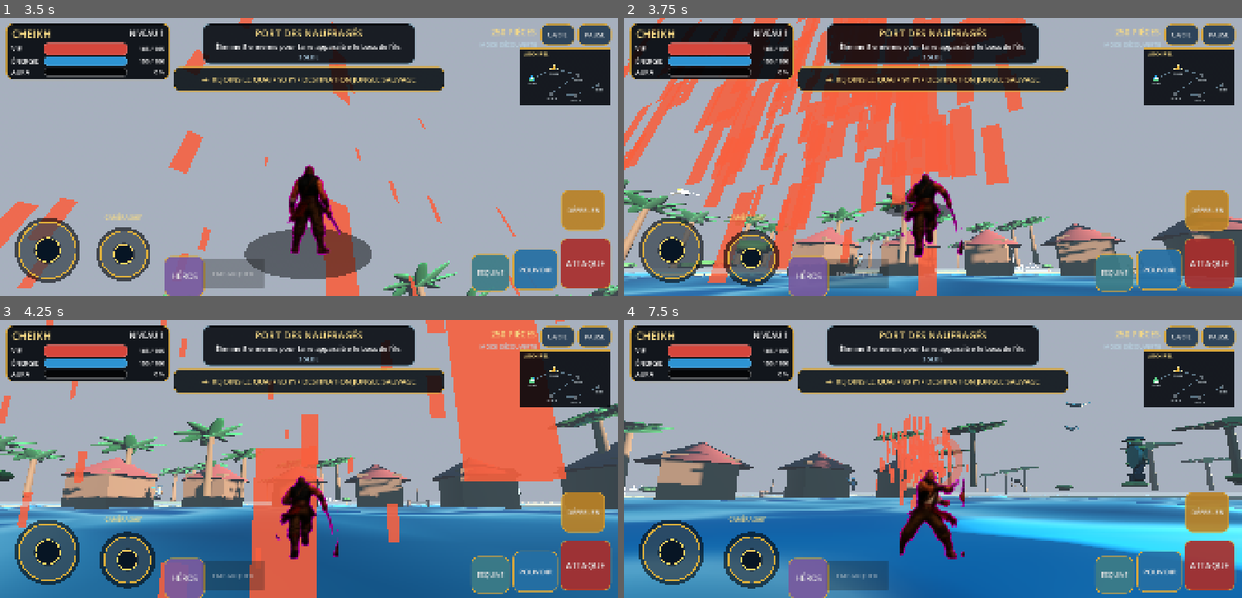
Above: before the commit, frames 1-4 (two rows, left to right).
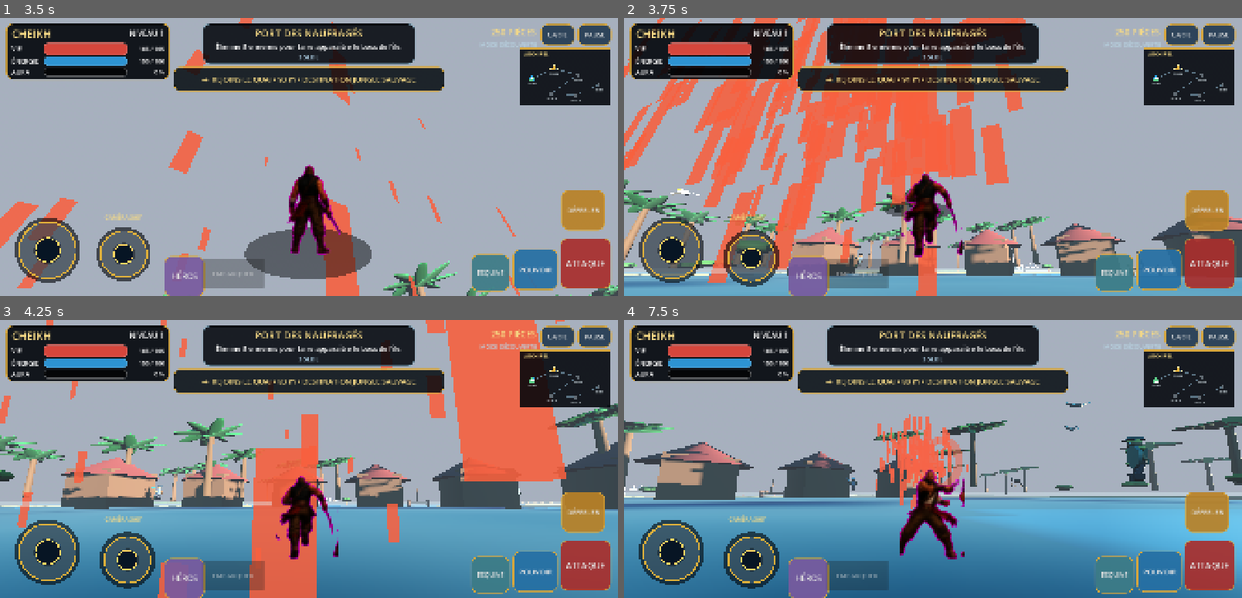
Above: after the commit, the same moments.

Repository: Chasmet/Chk-pirate-warrior-
Game: Godot game, scene res://scenes/main.tscn
The game is run twice, just before and just after one commit, with the same random seed, the same clock (stepped at 60 frames per second) and the same inputs.
Inputs (mouse positions are in pixels of both pictures, inside the frame that each line leads up to):
- Up to frame 1 (3.5 s): click (123, 84) at 0.52 s; click "COMMENCER" at 1.25 s; drag from (414, 193) to (370, 95) at 2.02 s; drag from (49, 251) to (278, 212) at 2.77 s
- Up to frame 2 (3.75 s): move the mouse to (753, 257) at 3.52 s; hold D (move_right) from 3.53 s (still down); tap Shift (dodge) at 3.6 s; click (753, 257) at 3.67 s
- Up to frame 3 (4.25 s): keep holding D (move_right)
- Up to frame 4 (7.5 s): release D (move_right) at 4.25 s; drag from (902, 514) to (747, 417) at 4.27 s; move the mouse to (1118, 500) at 5.02 s; hold A (move_left) 5.03-5.75 s; tap Space (attack) at 5.1 s; drag from (747, 417) to (840, 389) at 5.77 s; move the mouse to (963, 459) at 6.52 s; hold S (move_back) 6.53-7.25 s; tap Shift (dodge) at 6.6 s; click (963, 459) at 6.67 s; drag from (840, 389) to (809, 472) at 7.27 s

Frame 1 is identical in both runs. In frame 2, 3.9% of the frame differs, in the area x 0-100%, y 91-100%; in frame 3, 15%; in frame 4, 22%, in the area x 0-100%, y 62-100%.

Commit message:
Calme la mer et supprime l’effet bleu polygonal injouable

Diff:
--- a/godot/shaders/ocean.gdshader
+++ b/godot/shaders/ocean.gdshader
@@ -1,68 +1,67 @@
 shader_type spatial;
 render_mode cull_back, depth_draw_opaque, specular_schlick_ggx;
 
-uniform vec4 deep_color : source_color = vec4(0.005, 0.10, 0.20, 1.0);
-uniform vec4 shallow_color : source_color = vec4(0.018, 0.48, 0.65, 1.0);
-uniform vec4 horizon_color : source_color = vec4(0.18, 0.72, 0.82, 1.0);
-uniform vec4 foam_color : source_color = vec4(0.82, 0.97, 1.0, 1.0);
-uniform float wave_height : hint_range(0.05, 2.0) = 0.58;
-uniform float wave_scale : hint_range(0.02, 1.0) = 0.16;
-uniform float wave_speed : hint_range(0.05, 4.0) = 0.78;
-uniform float roughness_value : hint_range(0.0, 1.0) = 0.10;
-uniform float normal_strength : hint_range(0.1, 3.0) = 1.35;
+uniform vec4 deep_color : source_color = vec4(0.005, 0.075, 0.15, 1.0);
+uniform vec4 shallow_color : source_color = vec4(0.02, 0.28, 0.48, 1.0);
+uniform vec4 horizon_color : source_color = vec4(0.12, 0.48, 0.62, 1.0);
+uniform vec4 foam_color : source_color = vec4(0.78, 0.94, 0.98, 1.0);
+uniform float wave_height : hint_range(0.05, 2.0) = 0.42;
+uniform float wave_scale : hint_range(0.02, 1.0) = 0.105;
+uniform float wave_speed : hint_range(0.05, 4.0) = 0.62;
+uniform float roughness_value : hint_range(0.0, 1.0) = 0.16;
+uniform float normal_strength : hint_range(0.1, 3.0) = 0.82;
 uniform float storm_strength : hint_range(0.0, 1.0) = 0.18;
 
 varying float wave_value;
 varying float secondary_wave;
-varying vec3 world_position;
 varying vec3 wave_normal_world;
 
 float waves(vec2 p, float t) {
-    float a = sin(p.x * 1.00 + t * 1.10);
-    float b = sin(p.y * 1.35 - t * 0.82);
-    float c = sin((p.x + p.y) * 0.72 + t * 1.47);
-    float d = sin(length(p) * 0.58 - t * 0.67);
-    float e = sin((p.x * 1.9 - p.y * 1.35) + t * 2.15) * mix(0.10, 0.22, storm_strength);
-    return a * 0.34 + b * 0.27 + c * 0.21 + d * 0.12 + e;
+    float a = sin(p.x * 0.92 + t * 0.92);
+    float b = sin(p.y * 1.16 - t * 0.68);
+    float c = sin((p.x + p.y) * 0.58 + t * 1.05);
+    float d = sin(length(p) * 0.46 - t * 0.52);
+    float e = sin((p.x * 1.45 - p.y * 1.12) + t * 1.62) * mix(0.06, 0.14, storm_strength);
+    return a * 0.36 + b * 0.29 + c * 0.20 + d * 0.10 + e;
 }
 
 void vertex() {
     vec3 world_vertex = (MODEL_MATRIX * vec4(VERTEX, 1.0)).xyz;
     float t = TIME * wave_speed;
     vec2 p = world_vertex.xz * wave_scale;
-    float epsilon = 0.085;
+    float epsilon = 0.10;
     float height_center = waves(p, t);
     float height_x = waves(p + vec2(epsilon, 0.0), t);
     float height_z = waves(p + vec2(0.0, epsilon), t);
 
     wave_value = height_center;
-    secondary_wave = sin(world_vertex.x * 0.075 - world_vertex.z * 0.055 + t * 2.6);
-    VERTEX.y += height_center * wave_height;
-    world_position = (MODEL_MATRIX * vec4(VERTEX, 1.0)).xyz;
+    secondary_wave = sin(world_vertex.x * 0.052 - world_vertex.z * 0.044 + t * 1.9);
+    float safe_height = clamp(wave_height, 0.08, 1.15) * 0.38;
+    VERTEX.y += height_center * safe_height;
 
     vec3 local_wave_normal = normalize(vec3(
-        (height_center - height_x) * wave_height * normal_strength / epsilon,
+        (height_center - height_x) * safe_height * normal_strength / epsilon,
         1.0,
-        (height_center - height_z) * wave_height * normal_strength / epsilon
+        (height_center - height_z) * safe_height * normal_strength / epsilon
     ));
     wave_normal_world = normalize(MODEL_NORMAL_MATRIX * local_wave_normal);
 }
 
 void fragment() {
     vec3 wave_normal_view = normalize((VIEW_MATRIX * vec4(wave_normal_world, 0.0)).xyz);
-    NORMAL = normalize(mix(NORMAL, wave_normal_view, 0.84));
+    NORMAL = normalize(mix(NORMAL, wave_normal_view, 0.70));
 
-    float fresnel = pow(1.0 - max(dot(NORMAL, normalize(VIEW)), 0.0), 3.5);
-    float crest = smoothstep(0.54, 0.93, wave_value);
-    float broken_foam = smoothstep(0.64, 0.94, wave_value + secondary_wave * 0.16);
-    float foam = clamp(crest * 0.72 + broken_foam * 0.45, 0.0, 1.0);
-    float depth_mix = clamp(0.24 + wave_value * 0.15 + fresnel * 0.92, 0.0, 1.0);
+    float fresnel = pow(1.0 - max(dot(NORMAL, normalize(VIEW)), 0.0), 3.0);
+    float crest = smoothstep(0.68, 0.98, wave_value);
+    float broken_foam = smoothstep(0.77, 1.05, wave_value + secondary_wave * 0.10);
+    float foam = clamp(crest * 0.52 + broken_foam * 0.26, 0.0, 1.0);
+    float depth_mix = clamp(0.18 + wave_value * 0.08 + fresnel * 0.72, 0.0, 1.0);
     vec3 water = mix(deep_color.rgb, shallow_color.rgb, depth_mix);
-    water = mix(water, horizon_color.rgb, fresnel * 0.28);
+    water = mix(water, horizon_color.rgb, fresnel * 0.20);
+    water = mix(water, vec3(0.045, 0.075, 0.105), storm_strength * 0.38);
 
-    water = mix(water, vec3(0.055, 0.105, 0.145), storm_strength * 0.36);
-    ALBEDO = mix(water, foam_color.rgb, foam * mix(0.58, 0.82, storm_strength));
-    ROUGHNESS = mix(roughness_value, 0.40, foam);
-    METALLIC = 0.06;
-    SPECULAR = mix(0.94, 0.62, foam);
+    ALBEDO = mix(water, foam_color.rgb, foam * mix(0.34, 0.58, storm_strength));
+    ROUGHNESS = mix(roughness_value, 0.46, foam);
+    METALLIC = 0.02;
+    SPECULAR = mix(0.72, 0.50, foam);
 }
